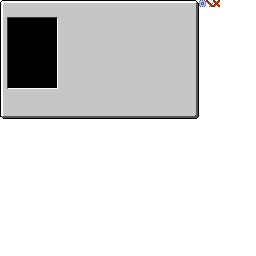
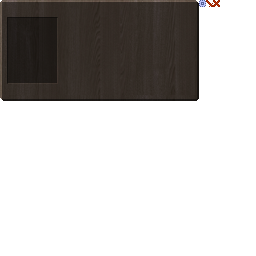
Layered file, before and after one edit (256px x 256px). Changes by layer:
added layer "Layer 5" (40%) above "Layer 4" over [7, 17, 58, 84]
added layer "Layer 4" (overlay) above "Viewport" over [7, 17, 58, 84]
"Viewport": opacity 100% → 40%, painted on it over [7, 17, 58, 89]
removed layer "Background" over [0, 0, 199, 119]
added layer "Layer 3" (darken, 50%) above "Layer 2" over [0, 0, 199, 108]
added layer "Layer 2" (overlay) above "Layer 1" over [0, 0, 199, 119]
added layer "Layer 1" over [0, 0, 199, 101]
